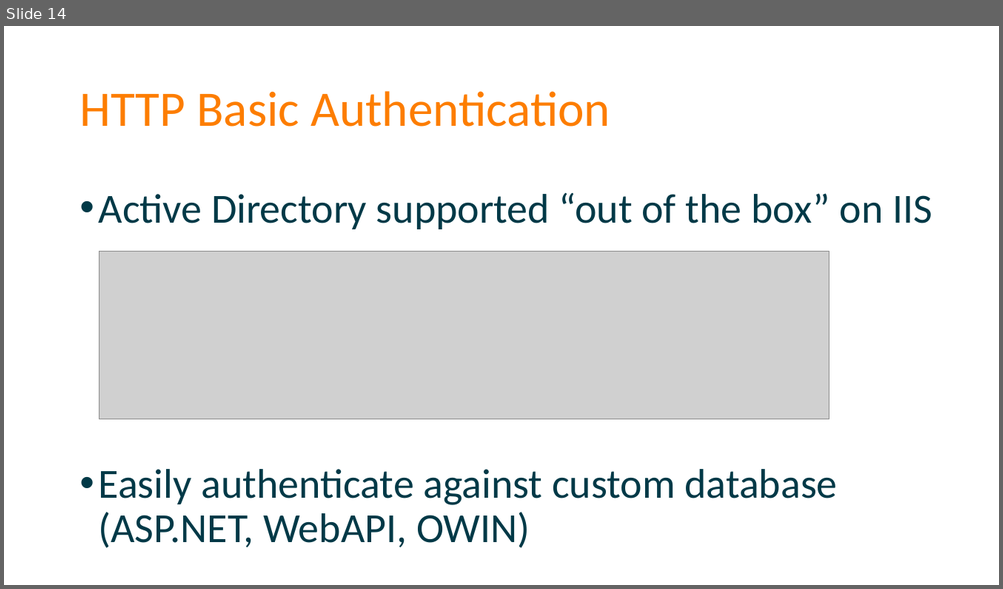
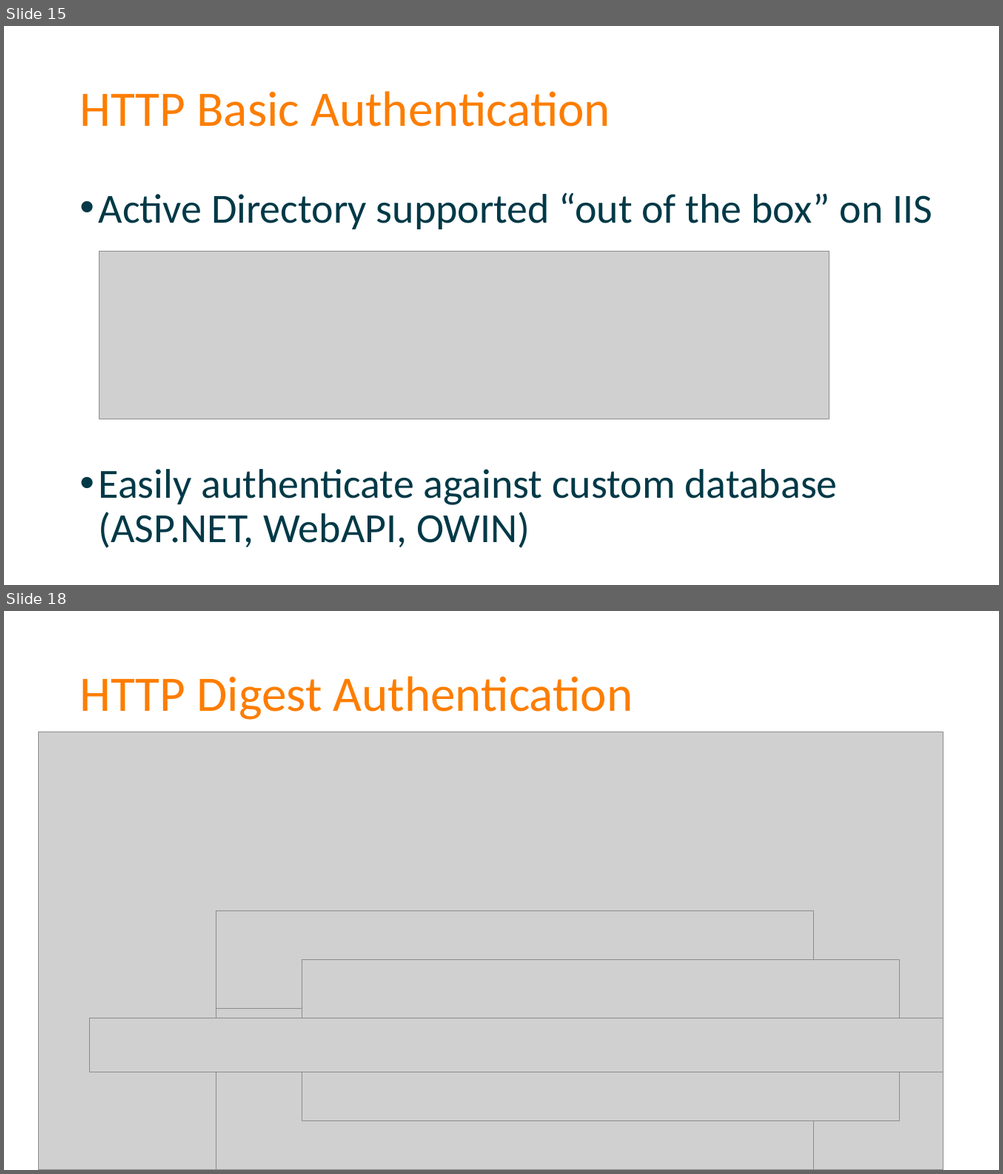
Before and after one commit to spetryjohnson/Securing-Your-API-Endpoints, a slide deck: Securing Your API Endpoints.pptx. Shown one above the other, each under a label of ours: slide 14 before the commit, slides 15 and 18 after it; the slides between them are not shown. The pictures are 1003x589 and 1003x1174 pixels, drawn with LibreOffice and Linux fonts; fonts in the diff are those of the drawing; grey boxes stand for pictures. Boxes give left, top, right and bottom in pixels: in the first picture for what was removed or moved away, otherwise in the second. Text is boxed around its words. In the diff, an @@ line names an element or a change of style, - is before the commit and + after.

```diff
--- a/Securing Your API Endpoints.pptx
+++ b/Securing Your API Endpoints.pptx
@@ slide 18 added at [4,611,999,1170], background #FFFFFF @@
@@ title added at [79,676,633,720], 48 pt, text #FD7D00 @@
+HTTP Digest Authentication
@@ picture added at [38,732,942,1170] @@
@@ picture added at [216,911,814,1073] @@
@@ picture added at [301,960,899,1122] @@
@@ picture added at [216,1008,814,1170] @@
@@ picture added at [90,1019,943,1072] @@
@@ what was slide 14 is now slide 15 @@
```
Also in this commit, not shown: 3 slides changed, 3 other slides added, 5 other files.
